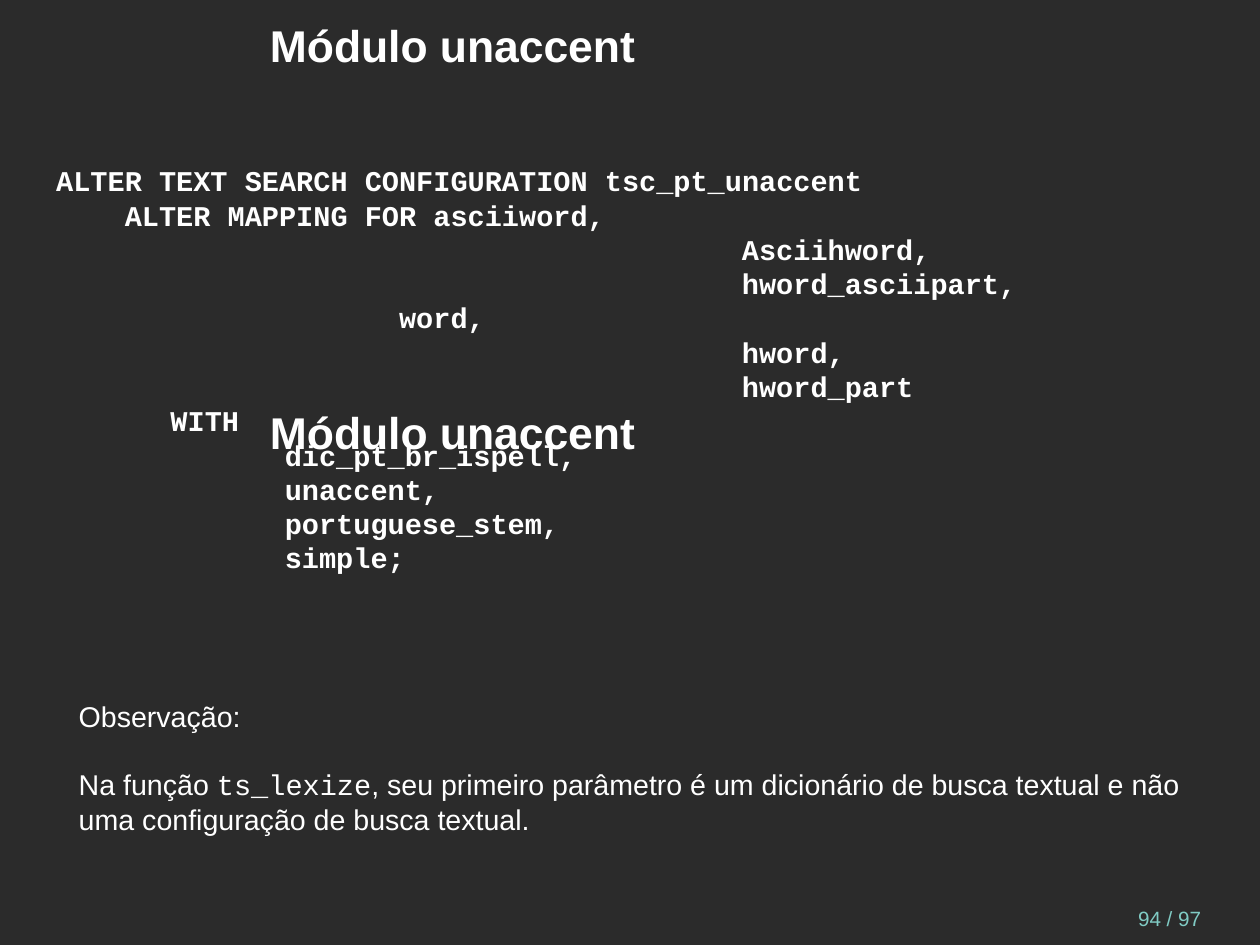
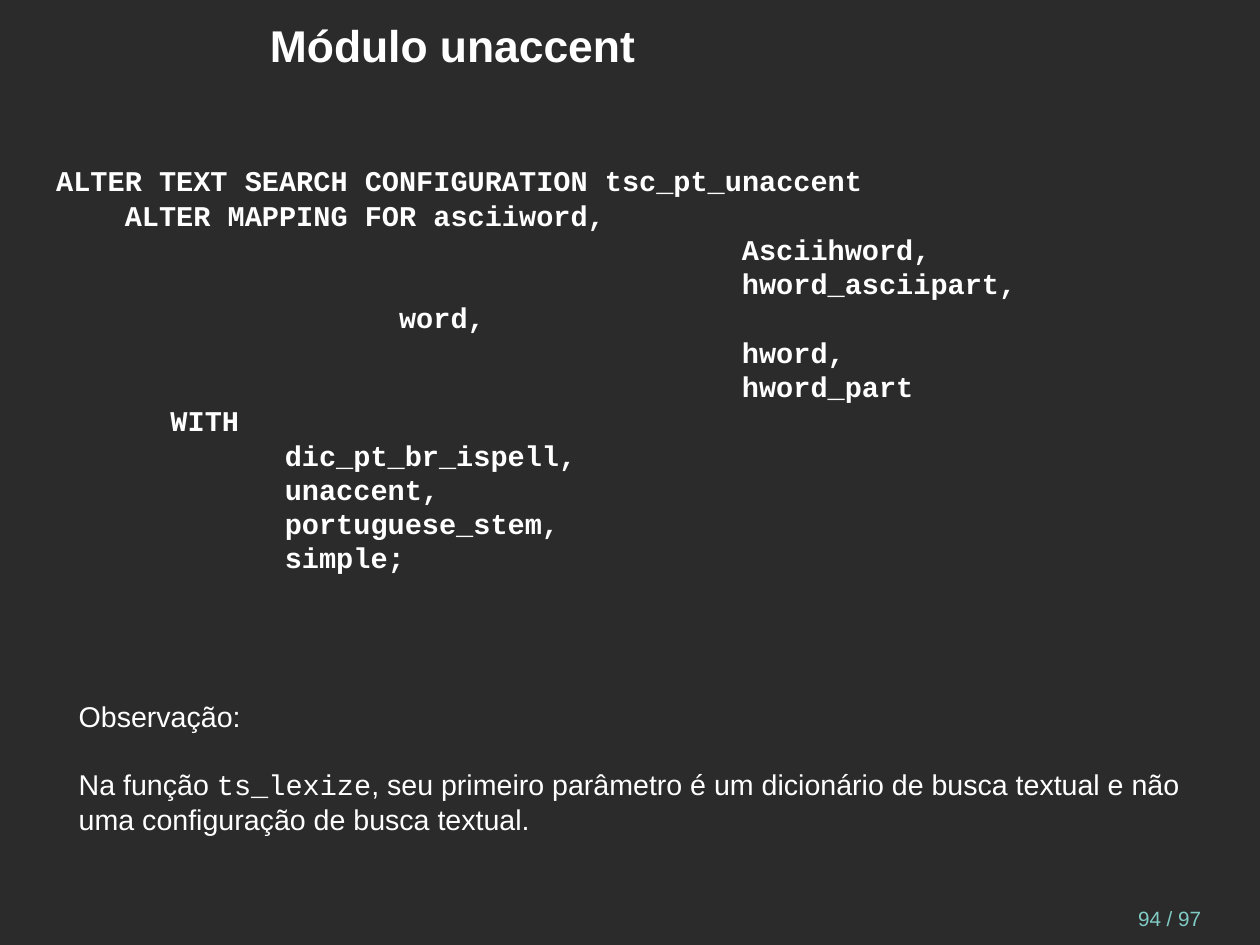
Before and after one commit to juliano777/db_fts, a slide deck: slide 94 of fts_pt-br.odp. Drawn at 1260x945 pixels with LibreOffice and Linux fonts; fonts in the diff are those of the drawing; background and template pictures are left out; a plain dark background stands for a picture behind light text. Boxes give left, top, right and bottom in pixels: in the first picture for what was removed or moved away, otherwise in the second. Text is boxed around its words. In the diff, an @@ line names an element or a change of style, - is before the commit and + after.

Commit message:
fix for slide 94

```diff
--- a/fts_pt-br.odp
+++ b/fts_pt-br.odp
@@ title removed at (270,416,635,459) @@
-Módulo unaccent
```
Also in this commit, not shown: 2 other files.
